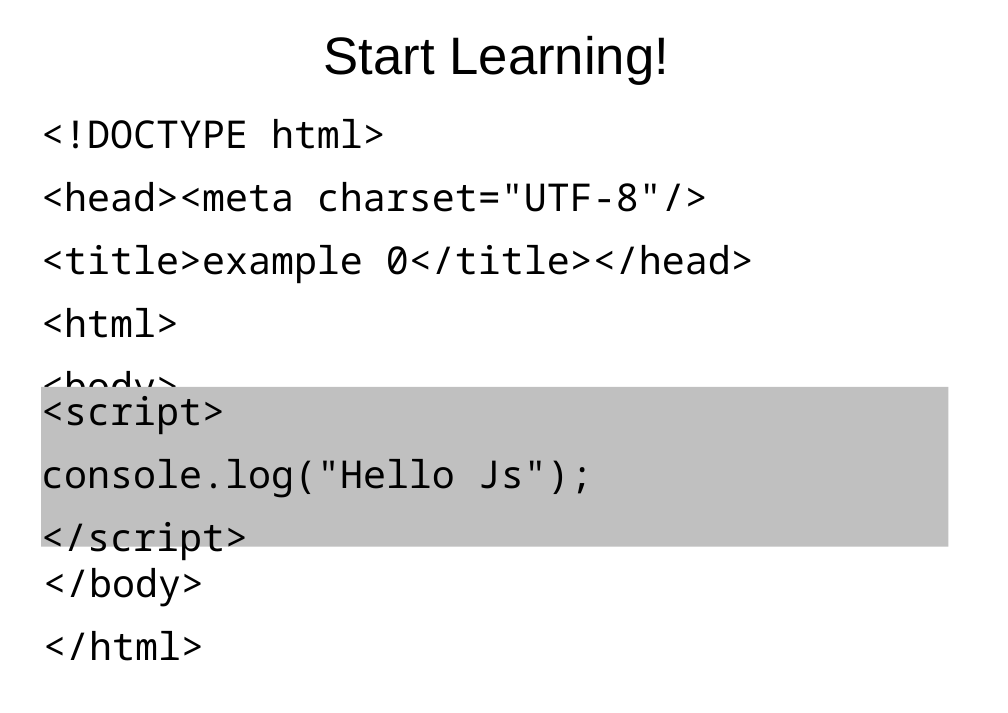
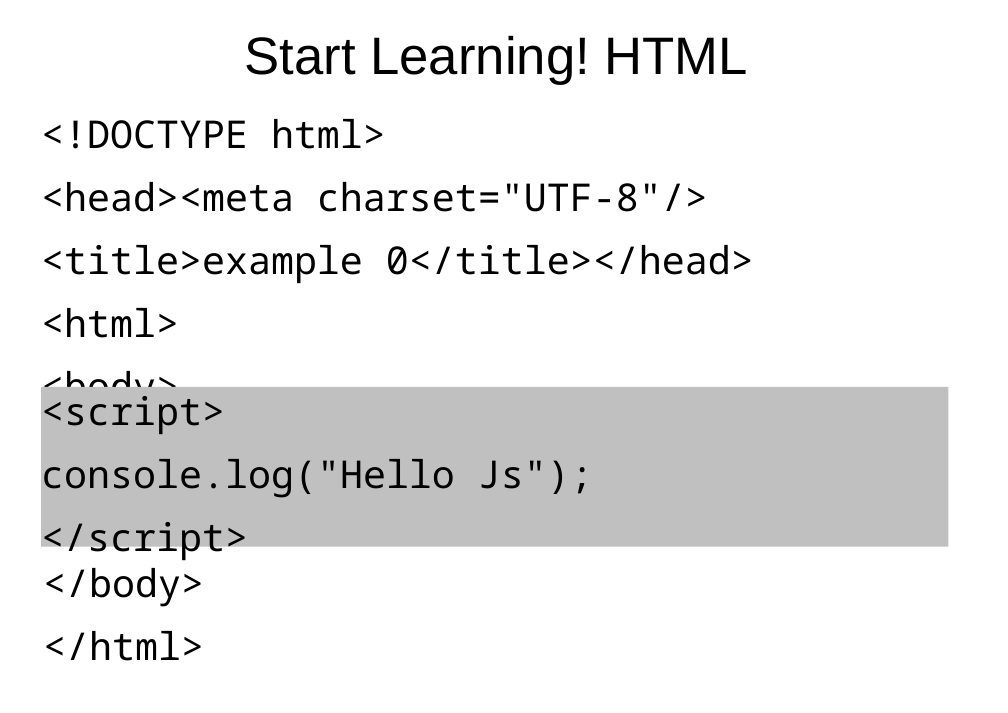
Before and after one commit to peterborkuti/other, a slide deck: slide 17 of JavaScriptBasics/jsbasics-slide.odp (slide 14 before the commit). Drawn at 1008x713 pixels with LibreOffice and Linux fonts; fonts in the diff are those of the drawing. Boxes give left, top, right and bottom in pixels: in the first picture for what was removed or moved away, otherwise in the second. Text is boxed around its words. In the diff, an @@ line names an element or a change of style, - is before the commit and + after.

```diff
--- a/JavaScriptBasics/jsbasics-slide.odp
+++ b/JavaScriptBasics/jsbasics-slide.odp
@@ title at <box>245,35,747,85</box>: text changed @@
-Start Learning!
+Start Learning! HTML
```
Also in this commit, not shown: 2 other slides changed, 10 slides added, 1 other file.
